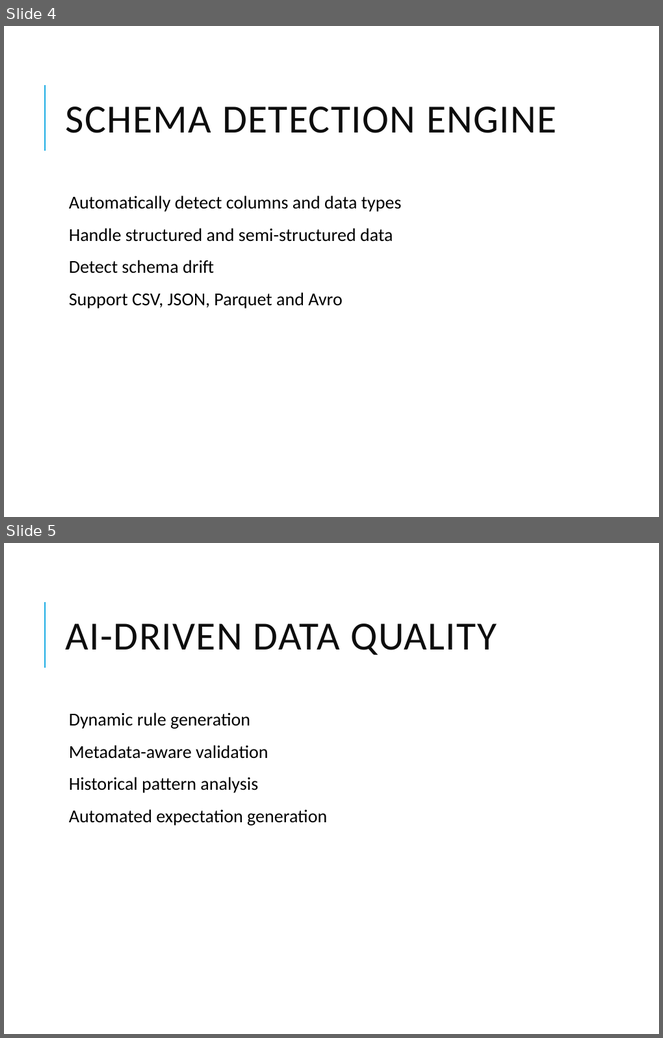
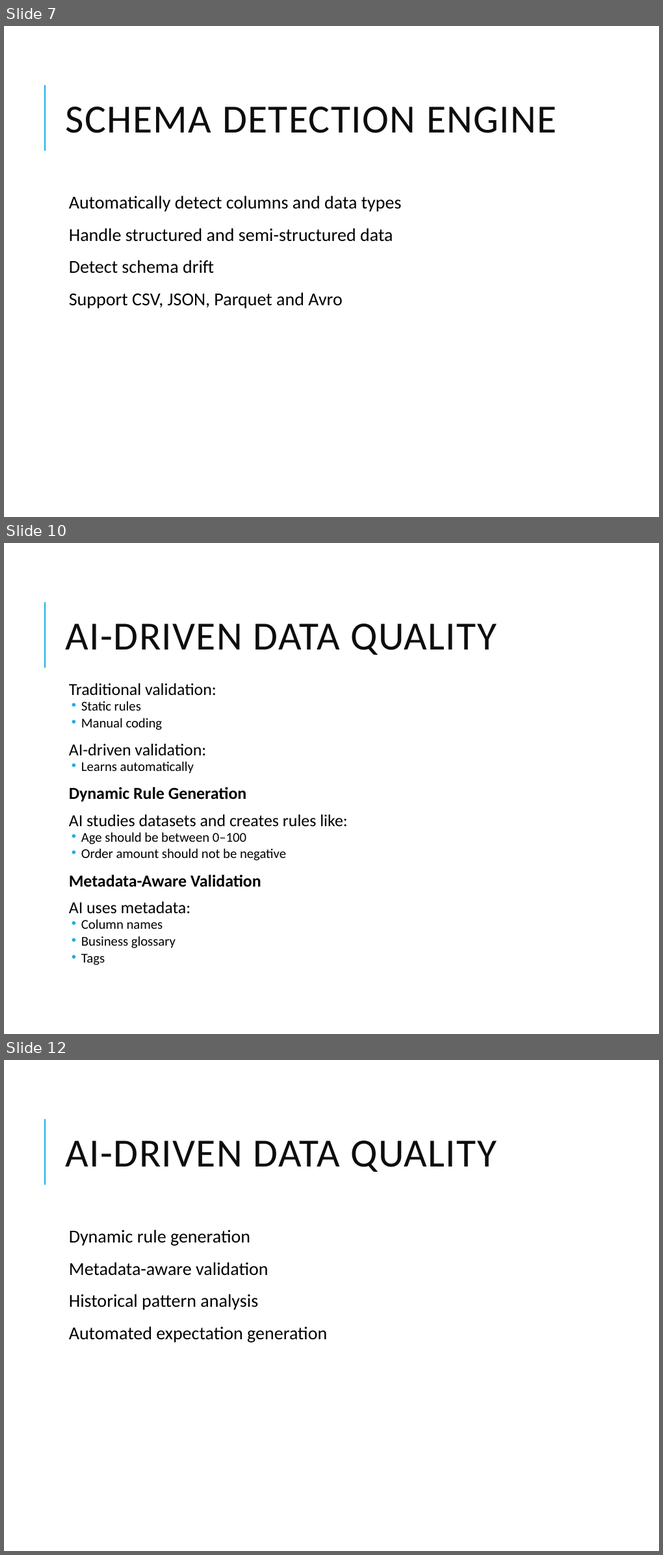
Before and after one commit to vikash-verma-profile/SIG-GENAI-May-2026, a slide deck: Week-3/Day-2/Autonomous_AI_Data_Quality_Self_Healing_Pipelines.pptx. Shown one above the other, each under a label of ours: slides 4 and 5 before the commit, slides 7, 10 and 12 after it; the slides between them are not shown. The pictures are 663x1038 and 663x1555 pixels, drawn with LibreOffice and Linux fonts; fonts in the diff are those of the drawing. Boxes give left, top, right and bottom in pixels: in the first picture for what was removed or moved away, otherwise in the second. Text is boxed around its words. In the diff, an @@ line names an element or a change of style, - is before the commit and + after.

```diff
--- a/Week-3/Day-2/Autonomous_AI_Data_Quality_Self_Healing_Pipelines.pptx
+++ b/Week-3/Day-2/Autonomous_AI_Data_Quality_Self_Healing_Pipelines.pptx
@@ slide 10 added at (x1=4, y1=543, x2=659, y2=1034), background #FFFFFF; not listed: 1 template element that a slide beside it also shows @@
@@ title added at (x1=66, y1=624, x2=497, y2=655), 44 pt, text #0D0D0D @@
+AI-DRIVEN DATA QUALITY
@@ text added at (x1=69, y1=683, x2=348, y2=965), 18.5 pt, text #000000 @@
+  Traditional validation:
+  • Static rules
+  • Manual coding
+  AI-driven validation:
+  • Learns automatically
+  Dynamic Rule Generation
+  AI studies datasets and creates rules like:
+  • Age should be between 0–100
+  • Order amount should not be negative
+  Metadata-Aware Validation
+  AI uses metadata:
+  • Column names
+  • Business glossary
+  • Tags
@@ what was slide 4 is now slide 7 @@
@@ what was slide 5 is now slide 12 @@
```
Also in this commit, not shown: 11 slides changed, 25 other slides added, 2 other files.
